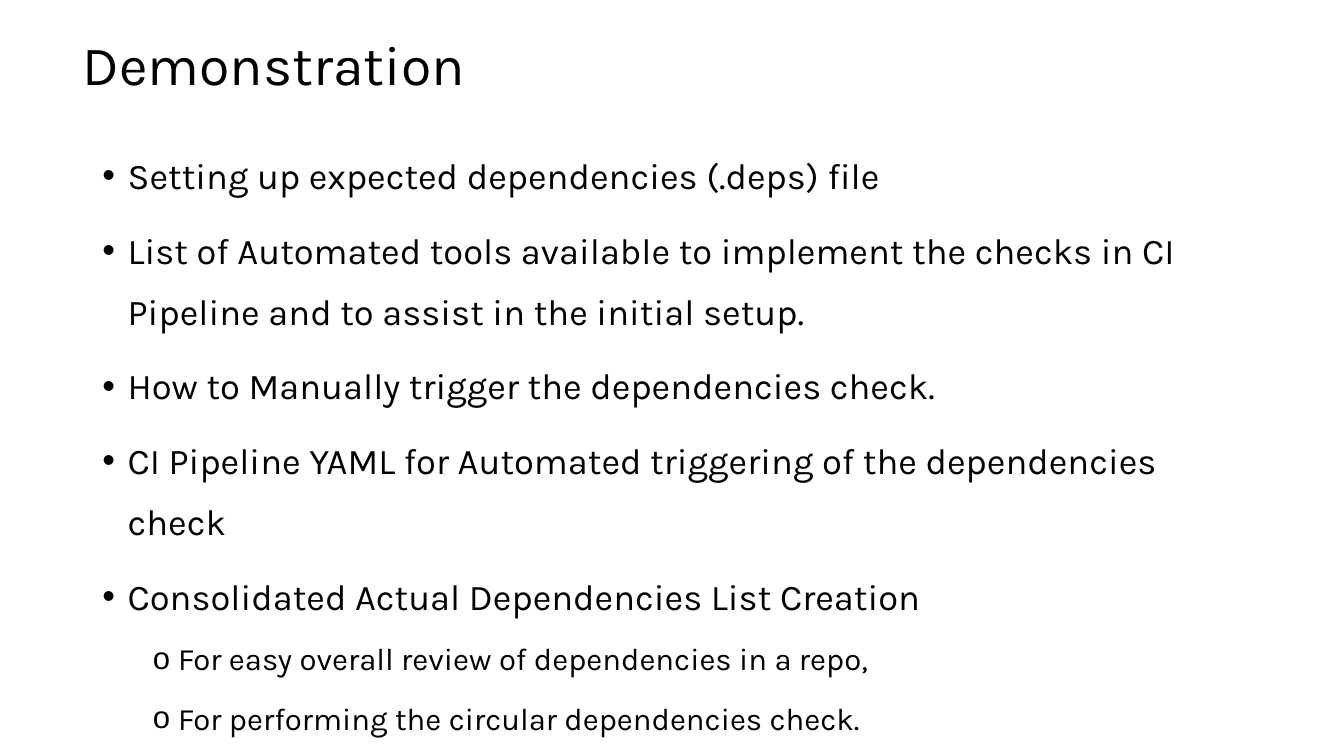
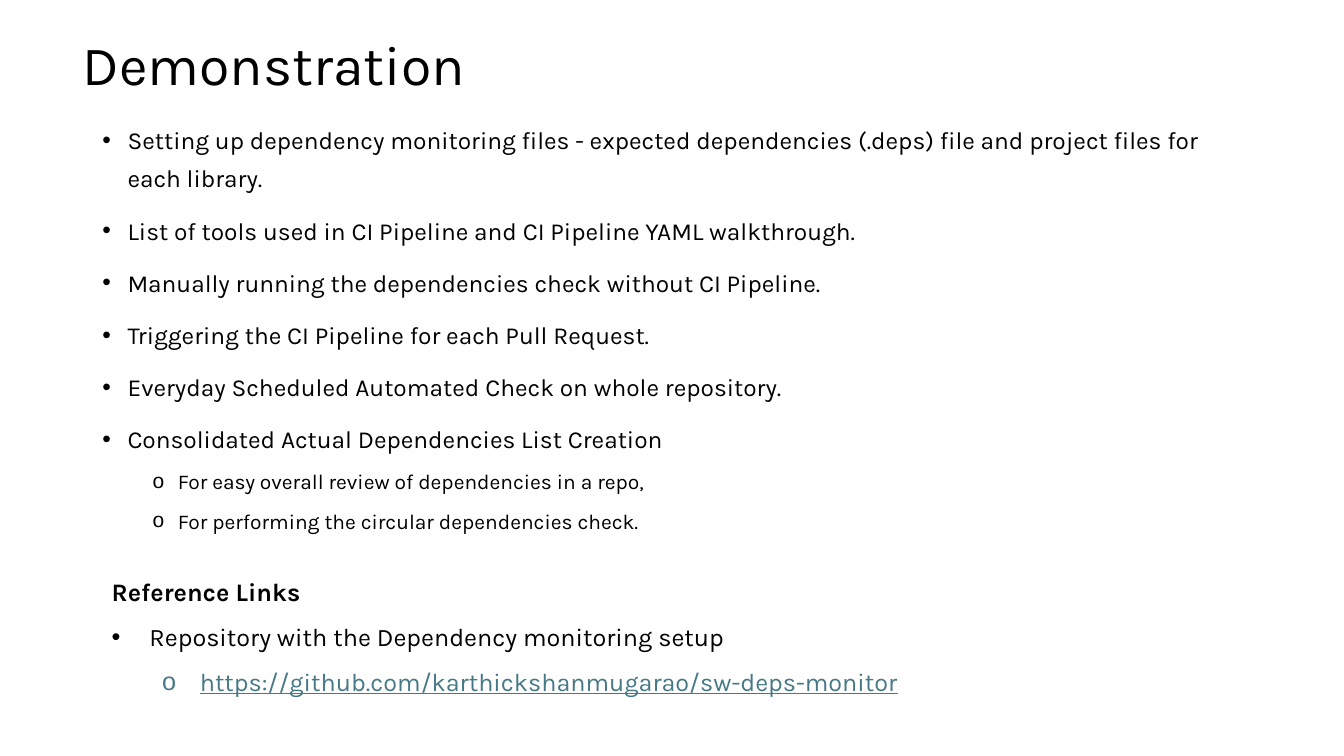
Before and after one commit to karthick-shanmuga/sw-deps-monitor, a slide deck: slide 17 of Docs/Automated Dependency Monitoring in CI Pipeline.pptx (slide 18 before the commit). Drawn at 1344x756 pixels with LibreOffice and Linux fonts; fonts in the diff are those of the drawing. Boxes give left, top, right and bottom in pixels: in the first picture for what was removed or moved away, otherwise in the second. Text is boxed around its words. In the diff, an @@ line names an element or a change of style, - is before the commit and + after.

```diff
--- a/Docs/Automated Dependency Monitoring in CI Pipeline.pptx
+++ b/Docs/Automated Dependency Monitoring in CI Pipeline.pptx
@@ text "Setting up dependency monitoring files ...": place and size @@
-text "Setting up dependency monitoring files ..." at [128, 163, 1174, 678]
+text "Setting up dependency monitoring files ..." at [128, 131, 1198, 534]
@@ text at [128, 131, 1198, 402]: text changed; size 25.9 to 17.5 pt @@
-• Setting up expected dependencies (.deps) file
-• List of Automated tools available to implement the checks in CI Pipeline and to assist in the initial setup.
-• How to Manually trigger the dependencies check.
-• CI Pipeline YAML for Automated triggering of the dependencies check
+• Setting up dependency monitoring files - expected dependencies (.deps) file and project files for each library.
+• List of tools used in CI Pipeline and CI Pipeline YAML walkthrough.
+• Manually running the dependencies check without CI Pipeline.
+• Triggering the CI Pipeline for each Pull Request.
+• Everyday Scheduled Automated Check on whole repository.
@@ text at [128, 431, 663, 534]: size 25.9 to 17.5 pt in "Consolidated Actual Dependencies List Creation"; size 22.2 to 15 pt in "For easy overall review of dependencies in ...", "For performing the circular dependencies check."; line spacing 1.4 to 1.3 @@
@@ text added at [112, 583, 897, 697], 18 pt, text #000000 @@
+Reference Links
+• Repository with the Dependency monitoring setup
+  o https://github.com/karthickshanmugarao/sw-deps-monitor
```
Also in this commit, not shown: 11 other slides changed, 5 slides added, 2 slides removed.
